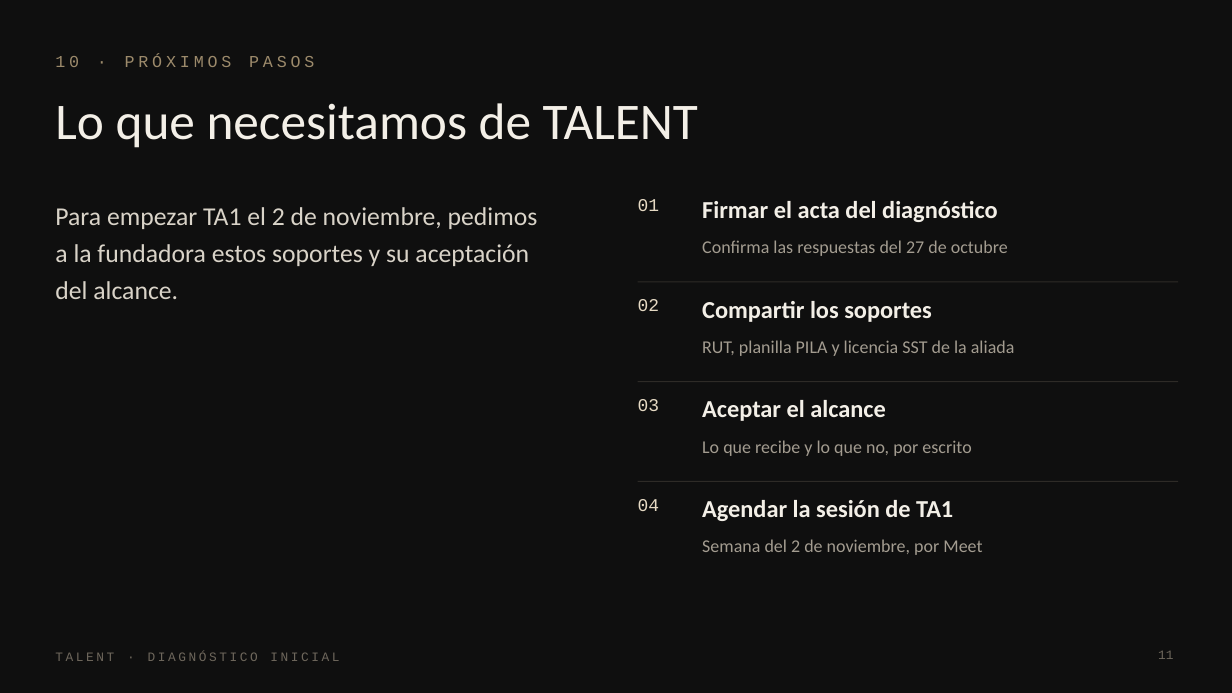
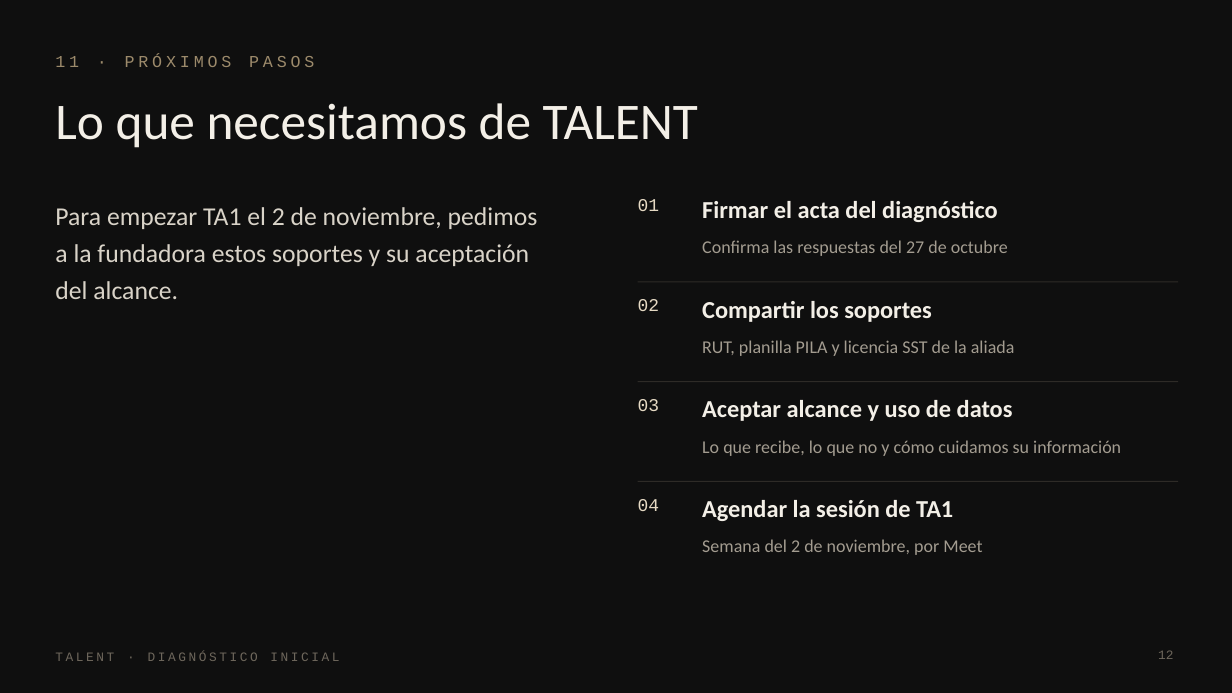
Before and after one commit to barbaravillada29-lang/dataroom-talent, a slide deck: slide 12 of files/Accountability_TALENT.pptx (slide 11 before the commit). Drawn at 1232x693 pixels with LibreOffice and Linux fonts; fonts in the diff are those of the drawing. Boxes give left, top, right and bottom in pixels: in the first picture for what was removed or moved away, otherwise in the second. Text is boxed around its words. In the diff, an @@ line names an element or a change of style, - is before the commit and + after.

```diff
--- a/files/Accountability_TALENT.pptx
+++ b/files/Accountability_TALENT.pptx
@@ text at <box>55,55,314,67</box>: text changed @@
-10 · PRÓXIMOS PASOS
+11 · PRÓXIMOS PASOS
@@ text at <box>702,400,1013,421</box>: text changed @@
-Aceptar el alcance
+Aceptar alcance y uso de datos
@@ text at <box>702,440,1121,456</box>: text changed @@
-Lo que recibe y lo que no, por escrito
+Lo que recibe, lo que no y cómo cuidamos su información
@@ page number at <box>1158,650,1173,659</box>: text changed @@
-11
+12
```
Also in this commit, not shown: 1 other slide changed, 1 slide added, 5 other files.
